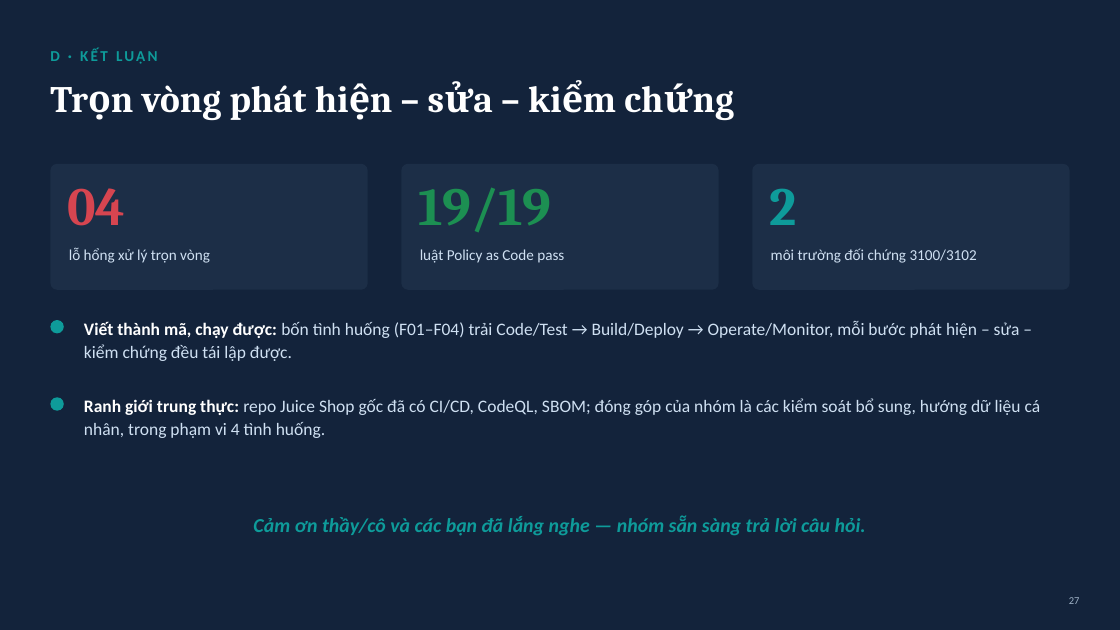
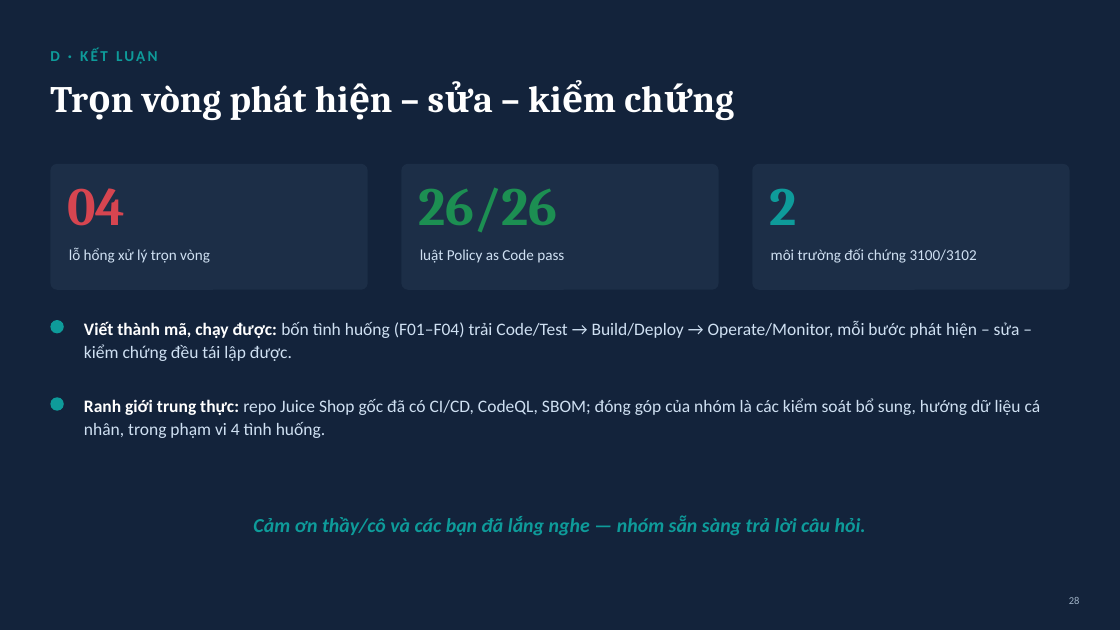
Before and after one commit to vuha211100-ui/juice-shop-sonarqube, a slide deck: slide 28 of report/SLIDE_BaoCao_JuiceShop.pptx (slide 27 before the commit). Drawn at 1120x630 pixels with LibreOffice and Linux fonts; fonts in the diff are those of the drawing. Boxes give left, top, right and bottom in pixels: in the first picture for what was removed or moved away, otherwise in the second. Text is boxed around its words. In the diff, an @@ line names an element or a change of style, - is before the commit and + after.

```diff
--- a/report/SLIDE_BaoCao_JuiceShop.pptx
+++ b/report/SLIDE_BaoCao_JuiceShop.pptx
@@ text at bbox=[418, 188, 557, 232]: text changed @@
-19/19
+26/26
@@ page number at bbox=[1069, 597, 1080, 604]: text changed @@
-27
+28
```
Also in this commit, not shown: 4 other slides changed, 1 slide added, 7 other files.
